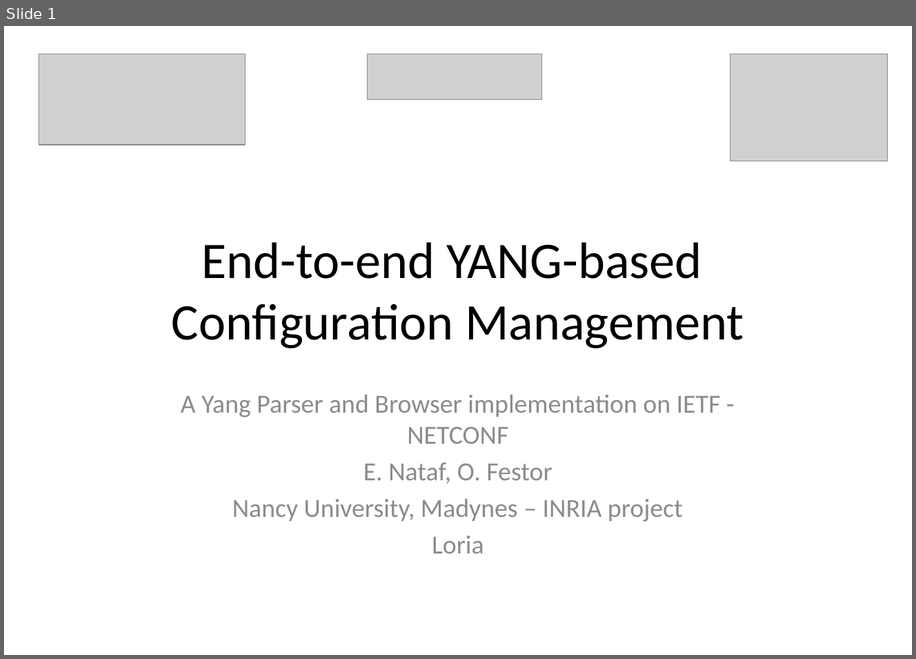
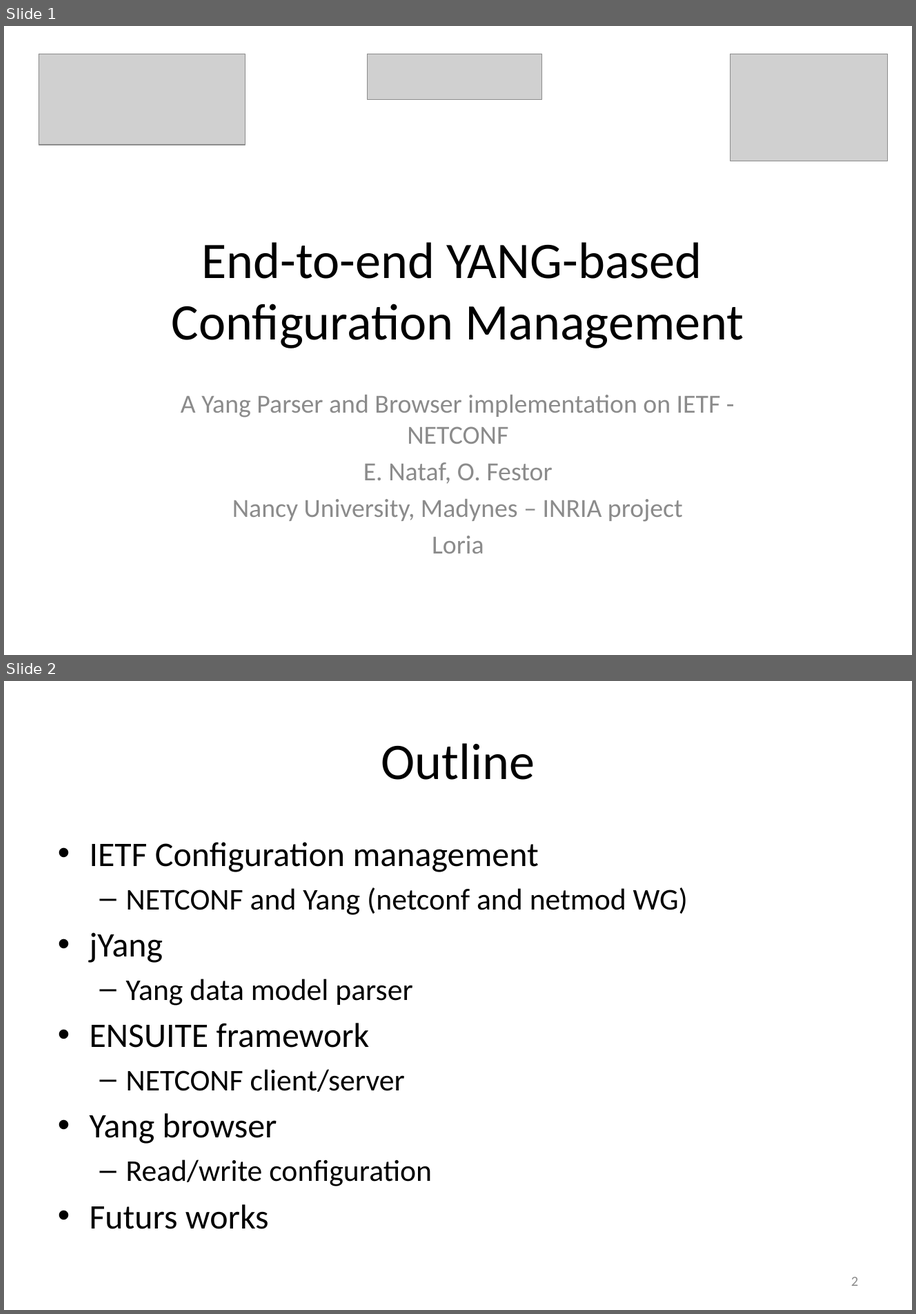
Before and after one commit to AaronNGray/jYang, a slide deck: yang-manager/reports/YangArchiAnimatedCameraReady2.pptx. Shown one above the other, each under a label of ours: slide 1 before the commit, slides 1 and 2 after it. The pictures are 916x659 and 916x1314 pixels, drawn with LibreOffice and Linux fonts; fonts in the diff are those of the drawing; grey boxes stand for pictures. Boxes give left, top, right and bottom in pixels: in the first picture for what was removed or moved away, otherwise in the second. Text is boxed around its words. In the diff, an @@ line names an element or a change of style, - is before the commit and + after.

```diff
--- a/yang-manager/reports/YangArchiAnimatedCameraReady2.pptx
+++ b/yang-manager/reports/YangArchiAnimatedCameraReady2.pptx
@@ slide 2 added at box(4, 681, 912, 1310), background #FFFFFF @@
@@ title added at box(381, 743, 535, 780), 44 pt, text #000000 @@
+Outline
@@ text added at box(90, 842, 688, 1229), 25.9 pt, text #000000 @@
+• IETF Configuration management
+  – NETCONF and Yang (netconf and netmod WG)
+• jYang
+  – Yang data model parser
+• ENSUITE framework
+  – NETCONF client/server
+• Yang browser
+  – Read/write configuration
+• Futurs works
@@ page number added at box(851, 1276, 858, 1285), 12 pt, text #8C8C8C @@
+2
```
Also in this commit, not shown: 2 slides changed, 1 other slide added.
